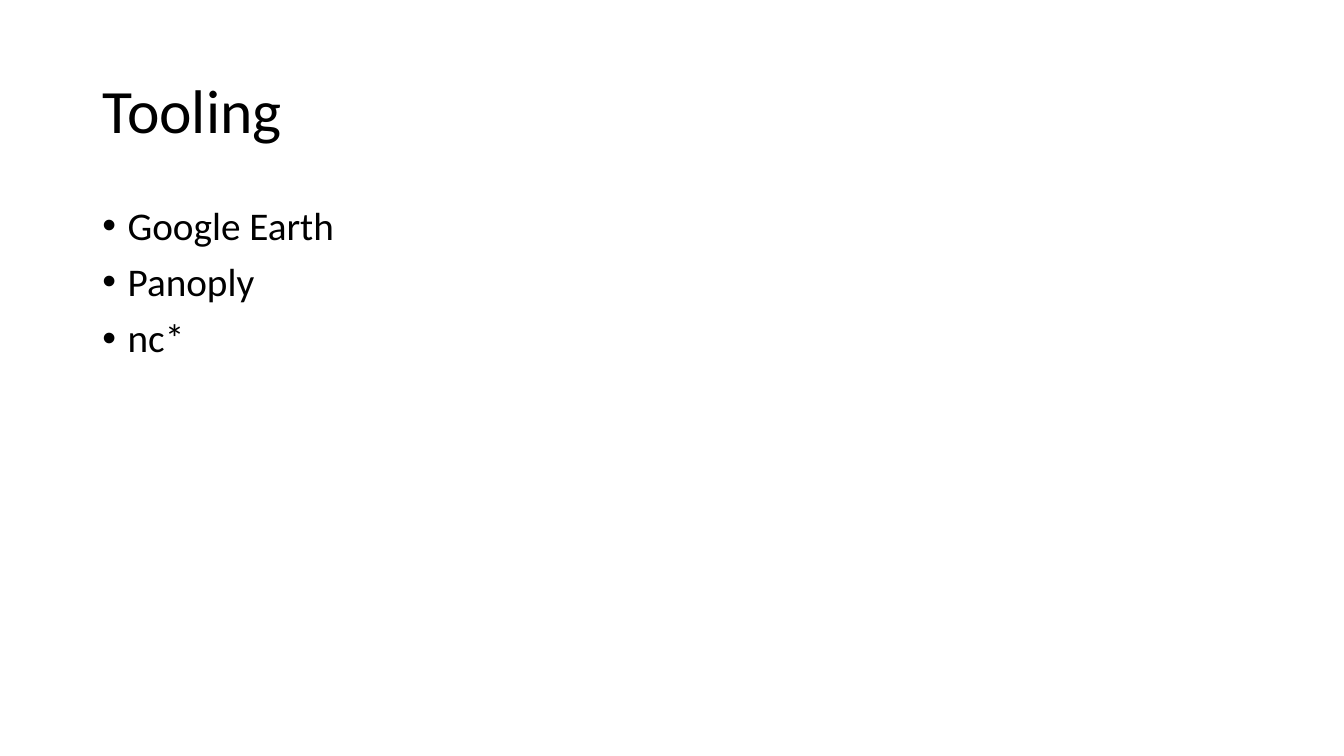
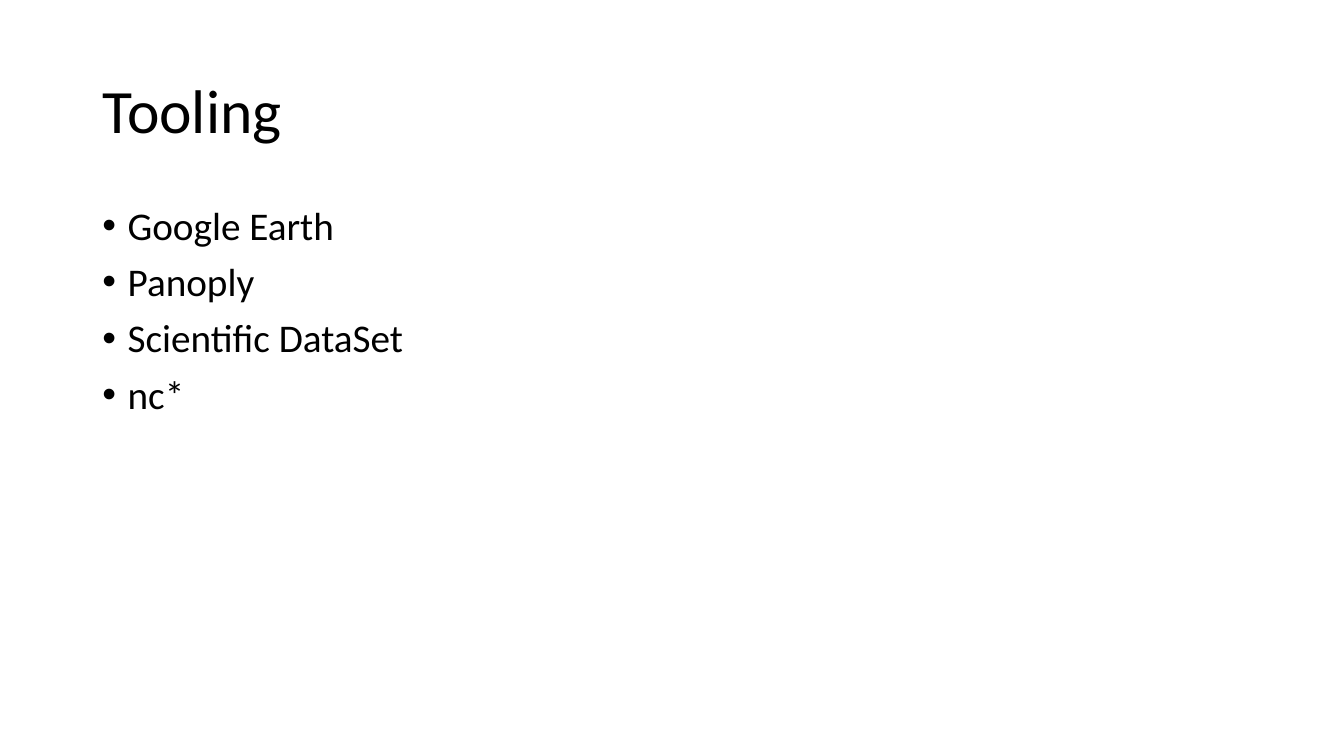
Before and after one commit to billinkc/presentations, a slide deck: slide 13 of IntegratingWeatherData/IntegratingWeatherData.pptx (slide 12 before the commit). Drawn at 1344x756 pixels with LibreOffice and Linux fonts; fonts in the diff are those of the drawing. Boxes give left, top, right and bottom in pixels: in the first picture for what was removed or moved away, otherwise in the second. Text is boxed around its words. In the diff, an @@ line names an element or a change of style, - is before the commit and + after.

```diff
--- a/IntegratingWeatherData/IntegratingWeatherData.pptx
+++ b/IntegratingWeatherData/IntegratingWeatherData.pptx
@@ text at <box>128,325,403,353</box>: paragraph added @@
+• Scientific DataSet
```
Also in this commit, not shown: 2 other slides changed, 12 slides added, 1 slide removed, 1 other file.
